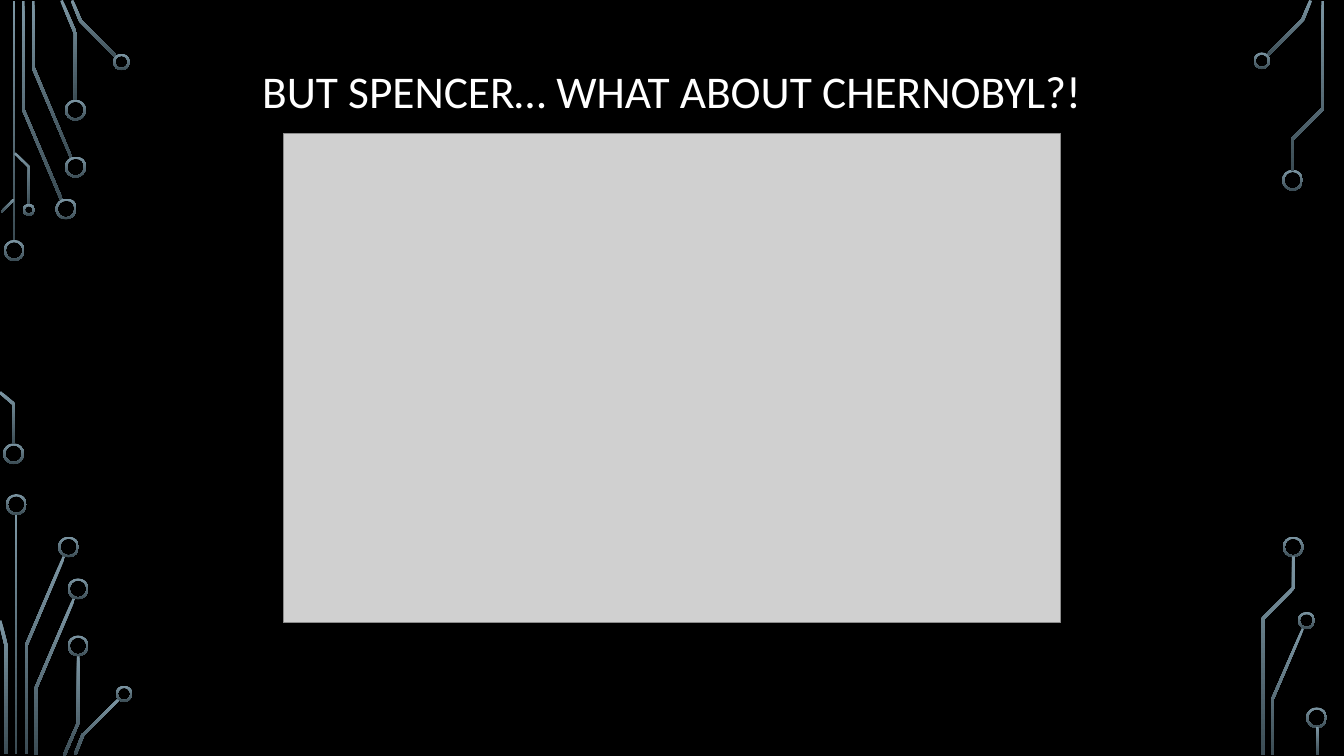
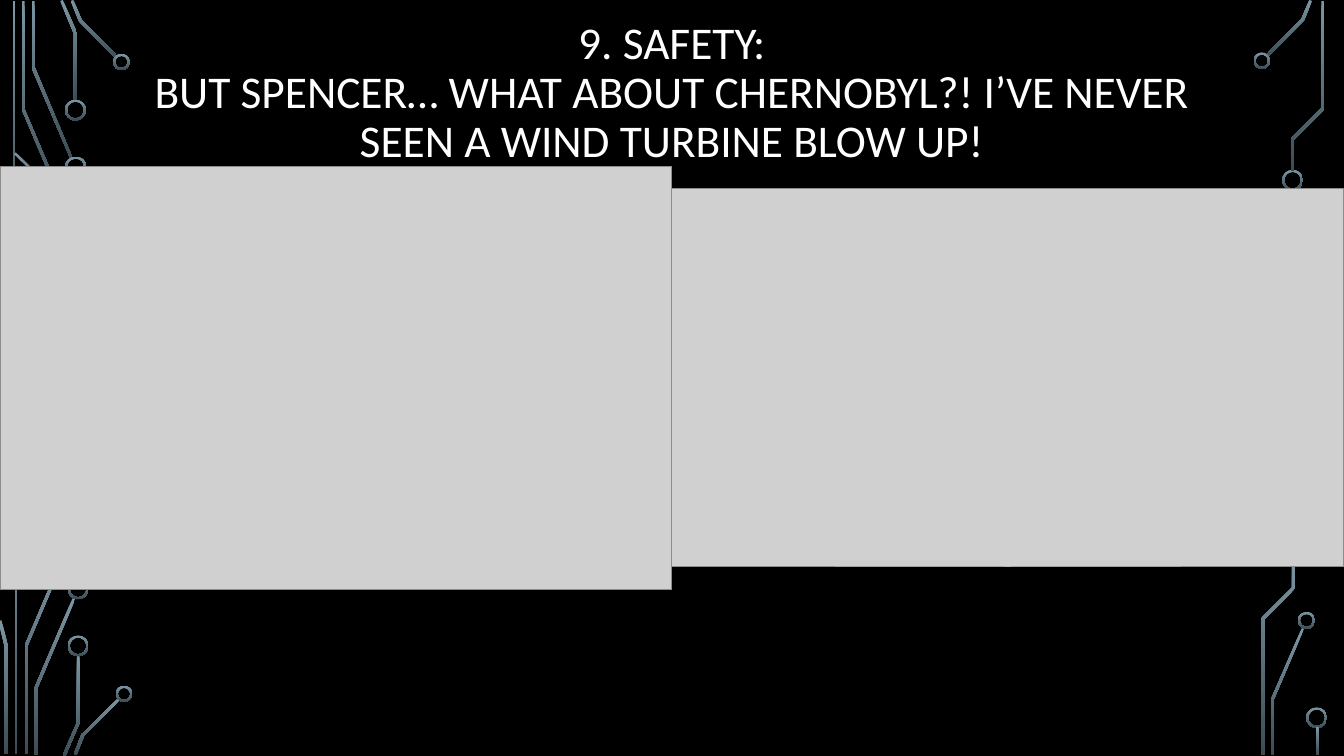
Before and after one commit to spencerswartz/UWDS735, a slide deck: slide 13 of Assignment3/Dr. Thorium - Persuasive Presentation.pptx (slide 6 before the commit). Drawn at 1344x756 pixels with LibreOffice and Linux fonts; fonts in the diff are those of the drawing; grey boxes stand for pictures; background and template pictures are left out. Boxes give left, top, right and bottom in pixels: in the first picture for what was removed or moved away, otherwise in the second. Text is boxed around its words. In the diff, an @@ line names an element or a change of style, - is before the commit and + after.

```diff
--- a/Assignment3/Dr. Thorium - Persuasive Presentation.pptx
+++ b/Assignment3/Dr. Thorium - Persuasive Presentation.pptx
@@ title at (155, 29, 1188, 168): text changed @@
-BUT SPENCER… WHAT ABOUT CHERNOBYL?!
+9. SAFETY:
+BUT SPENCER… WHAT ABOUT CHERNOBYL?! I’VE NEVER SEEN A WIND TURBINE BLOW UP!
@@ picture: place and size @@
-picture at (283, 133, 1061, 623)
+picture at (0, 166, 673, 590)
@@ picture added at (671, 189, 1344, 567) @@
@@ group removed at (3, 199, 1305, 558): 7 freeform shapes @@
```
Also in this commit, not shown: 12 slides added, 7 slides removed.
